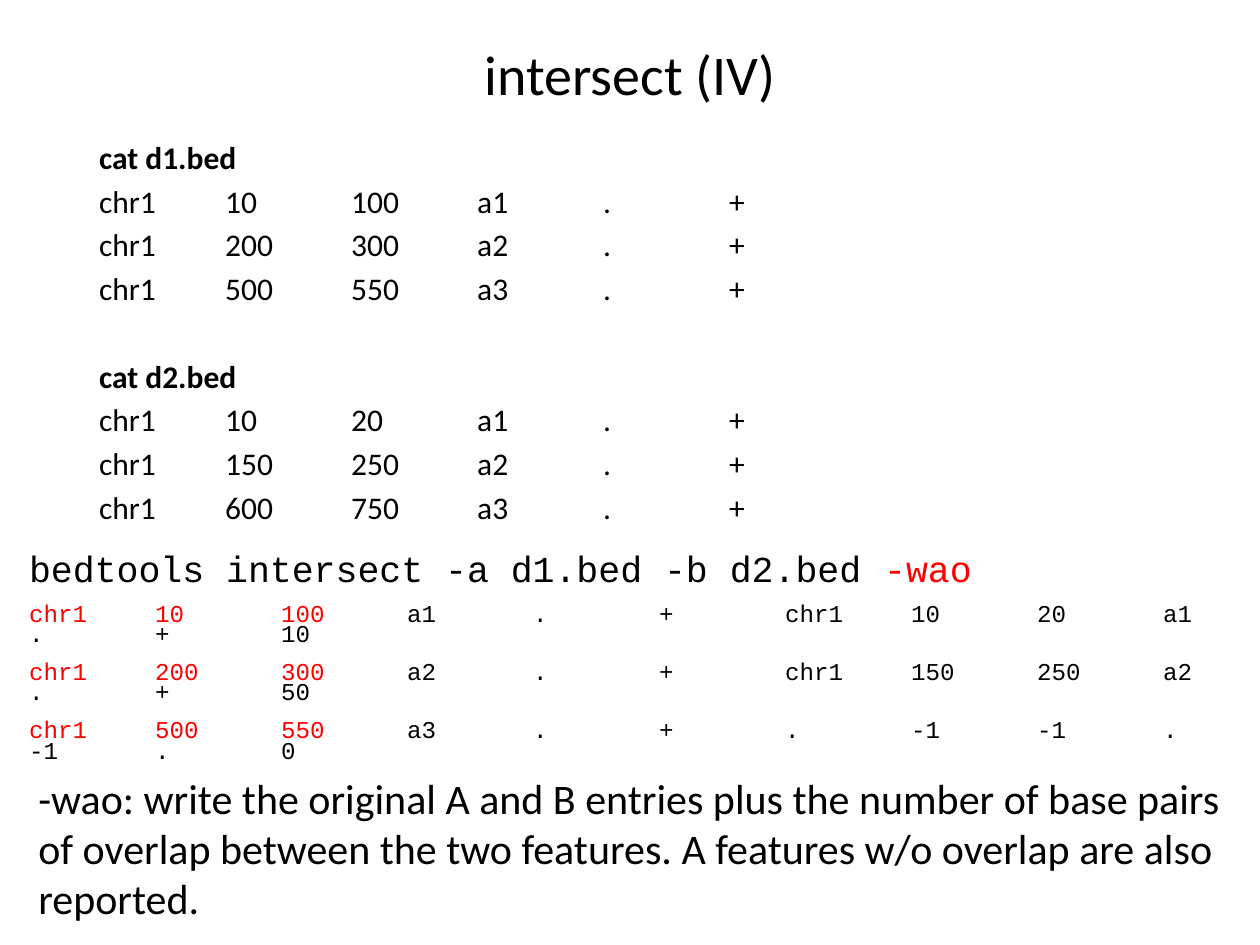
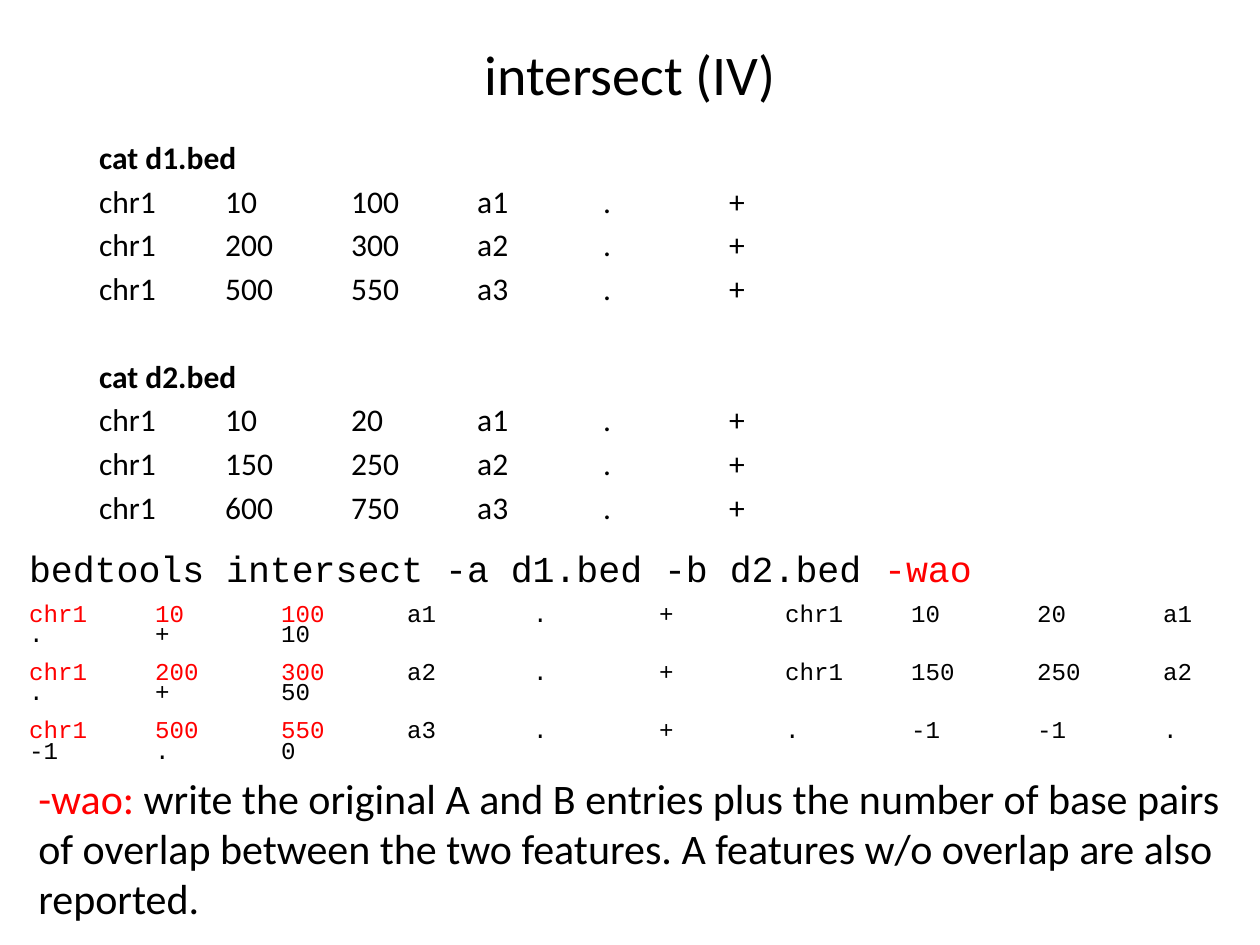
Before and after one commit to liu3zhenlab/teaching, a slide deck: slide 17 of PLPTH813Bioinformatis/2023/lectures/lecture13_BEDtools.pptx (slide 16 before the commit). Drawn at 1260x945 pixels with LibreOffice and Linux fonts; fonts in the diff are those of the drawing. Boxes give left, top, right and bottom in pixels: in the first picture for what was removed or moved away, otherwise in the second. Text is boxed around its words. In the diff, an @@ line names an element or a change of style, - is before the commit and + after.

```diff
--- a/PLPTH813Bioinformatis/2023/lectures/lecture13_BEDtools.pptx
+++ b/PLPTH813Bioinformatis/2023/lectures/lecture13_BEDtools.pptx
@@ text "-wao: write the original A ..." at <box>38,784,1219,921</box>: text colour #000000 to #FF0000 in "-wao:" @@
```
Also in this commit, not shown: 11 other slides changed, 4 slides added, 1 slide removed, 2 other files.
